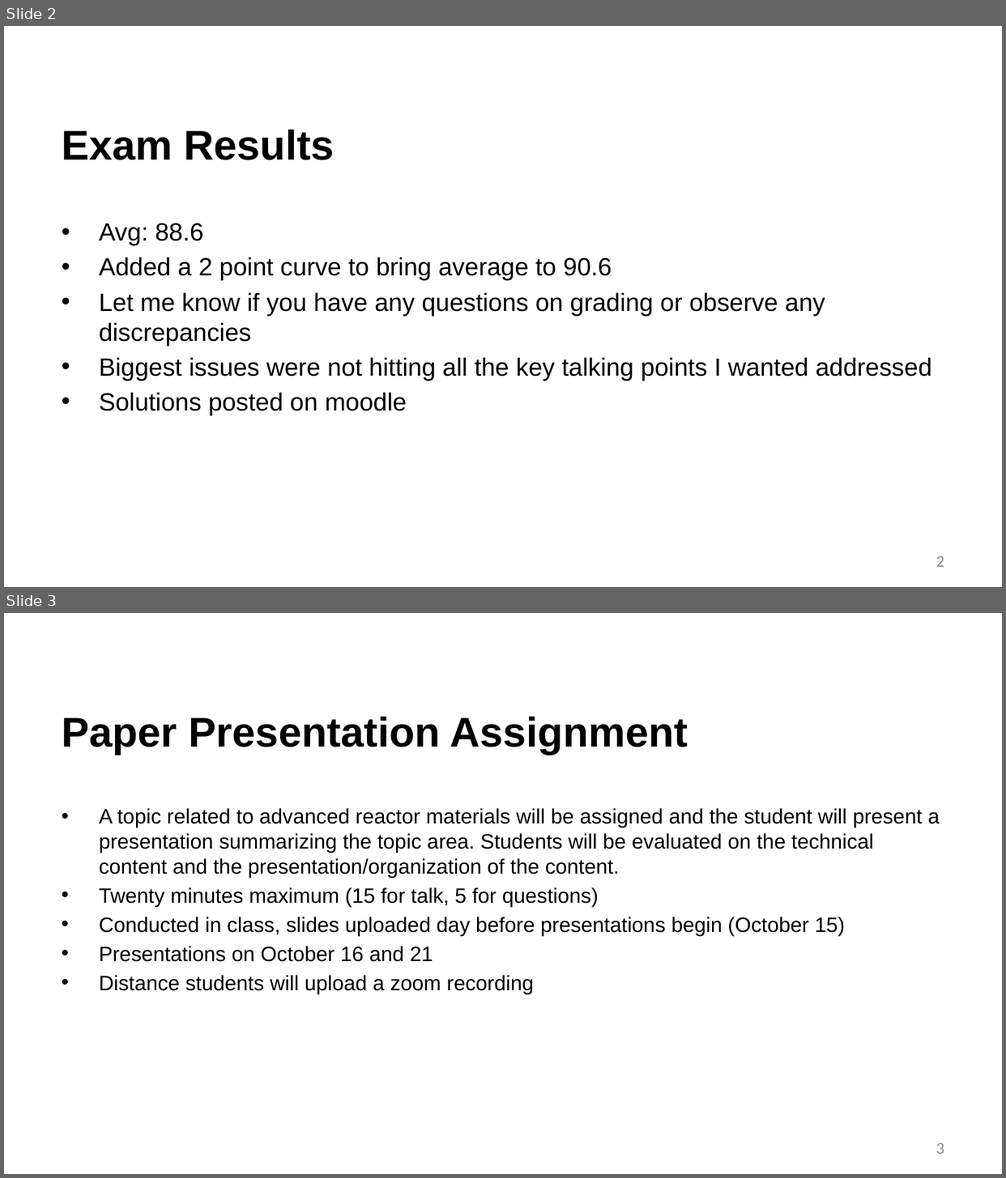
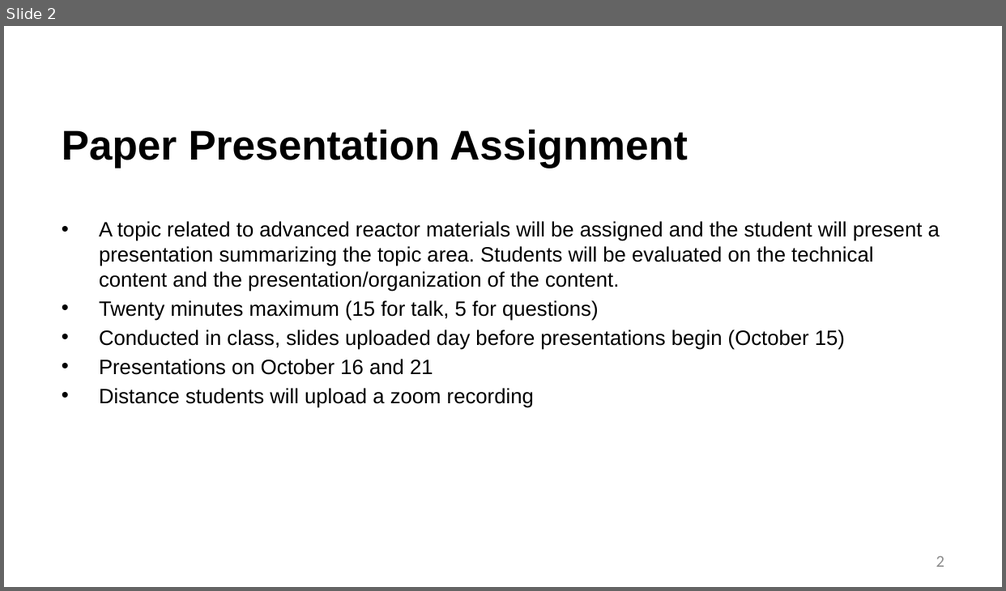
Before and after one commit to benbeeler/TEACHING, a slide deck: Advanced Reactor Materials/Fall2026/Lec10_SFRs.pptx. Shown one above the other, each under a label of ours: slides 2 and 3 before the commit, slide 2 after it. The pictures are 1006x1178 and 1006x591 pixels, drawn with LibreOffice and Linux fonts; fonts in the diff are those of the drawing; background and template pictures are left out. Boxes give left, top, right and bottom in pixels: in the first picture for what was removed or moved away, otherwise in the second. Text is boxed around its words. In the diff, an @@ line names an element or a change of style, - is before the commit and + after.

```diff
--- a/Advanced Reactor Materials/Fall2026/Lec10_SFRs.pptx
+++ b/Advanced Reactor Materials/Fall2026/Lec10_SFRs.pptx
@@ slide 2 removed at <box>4,26,1002,587</box>, background #FFFFFF @@
@@ title removed at <box>62,129,334,160</box> @@
-Exam Results
@@ text removed at <box>99,223,932,415</box> @@
-• Avg: 88.6
-• Added a 2 point curve to bring average to 90.6
-• Let me know if you have any questions on grading or observe any discrepancies
-• Biggest issues were not hitting all the key talking points I wanted addressed
-• Solutions posted on moodle
@@ page number removed at <box>936,557,944,567</box> @@
-2
@@ what was slide 3 is now slide 2 @@
@@ page number at <box>936,557,944,567</box>: text changed @@
-3
+2
```
Also in this commit, not shown: 2 slides changed, 5 other slides removed, 6 other files.
